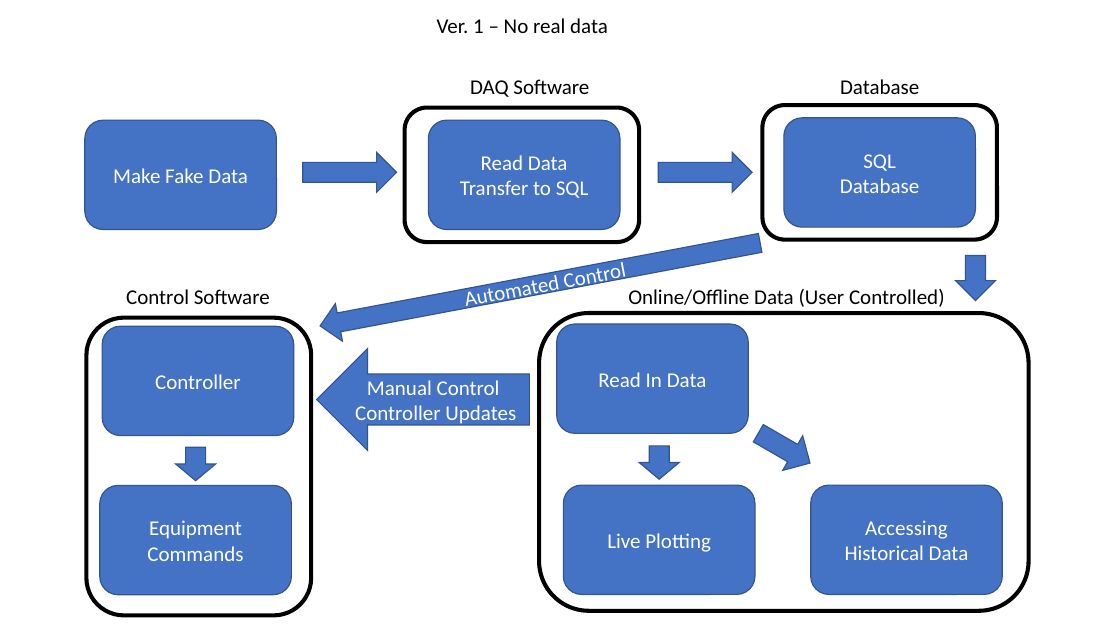
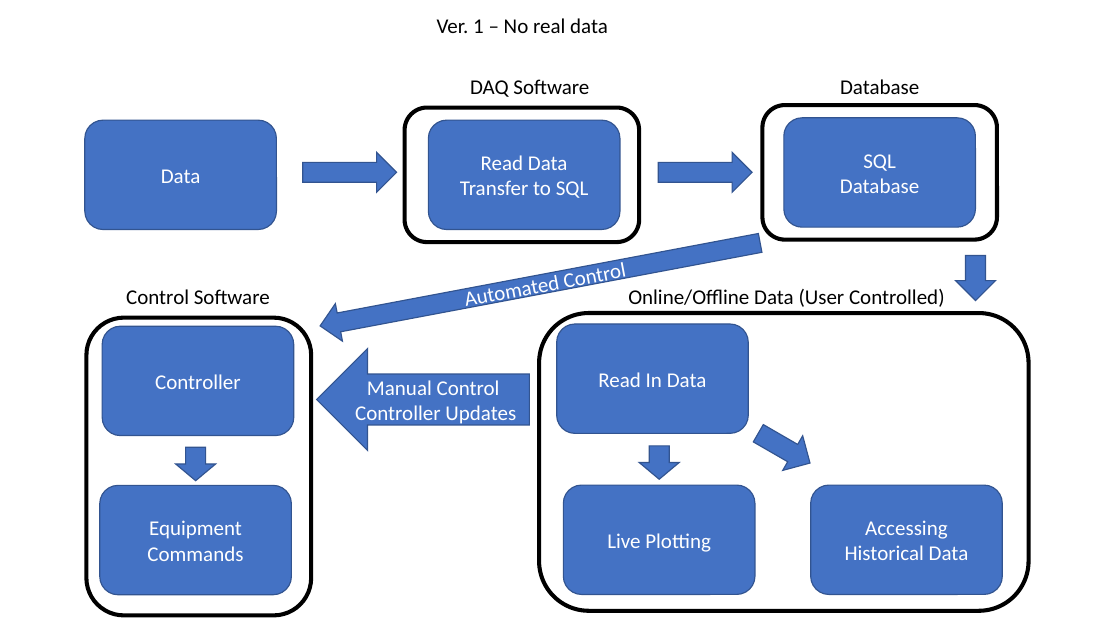
Before and after one commit to snowguy37/AUTOmato, a slide deck: slide 1 of Outline.pptx. Drawn at 1120x630 pixels with LibreOffice and Linux fonts; fonts in the diff are those of the drawing. Boxes give left, top, right and bottom in pixels: in the first picture for what was removed or moved away, otherwise in the second. Text is boxed around its words. In the diff, an @@ line names an element or a change of style, - is before the commit and + after.

Commit message:
Outline update

```diff
--- a/Outline.pptx
+++ b/Outline.pptx
@@ text in rounded rectangle at box(161, 169, 201, 183): text changed @@
-Make Fake Data
+Data
```
